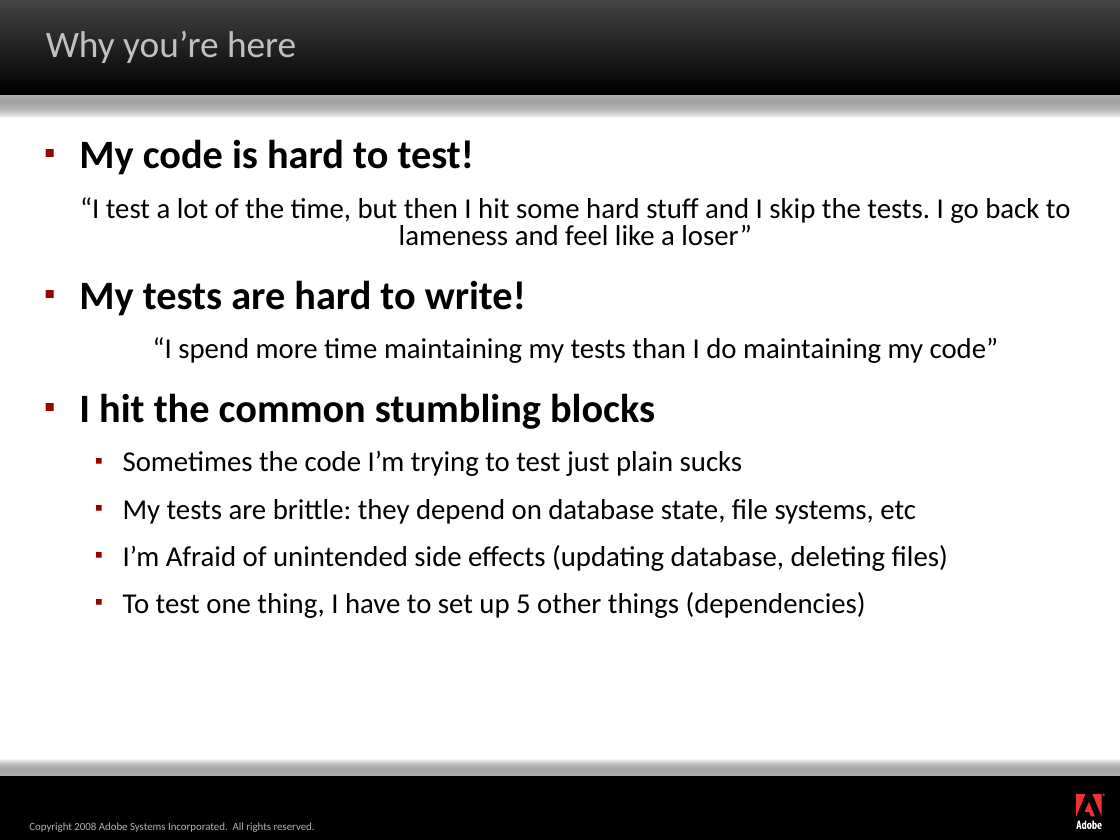
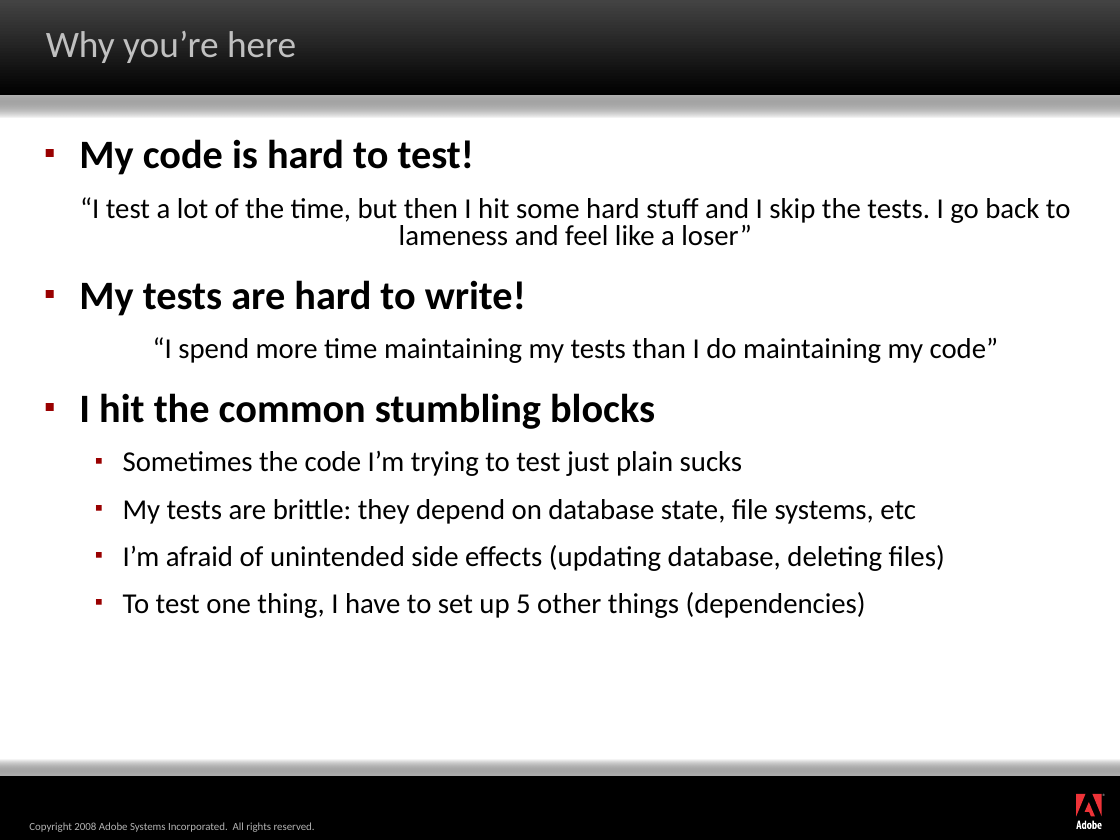
Before and after one commit to marcesher/mxunit-cfmeetups, a slide deck: slide 3 of max08/Marc_Esher_Bill_Shelton_AdvancedPatternsForColdfusionTestAutomation_draft1.ppt. Drawn at 1120x840 pixels with LibreOffice and Linux fonts; fonts in the diff are those of the drawing; background and template pictures are left out. Boxes give left, top, right and bottom in pixels: in the first picture for what was removed or moved away, otherwise in the second. Text is boxed around its words. In the diff, an @@ line names an element or a change of style, - is before the commit and + after.

```diff
--- a/max08/Marc_Esher_Bill_Shelton_AdvancedPatternsForColdfusionTestAutomation_draft1.ppt
+++ b/max08/Marc_Esher_Bill_Shelton_AdvancedPatternsForColdfusionTestAutomation_draft1.ppt
@@ text at (x1=123, y1=545, x2=945, y2=571): text changed @@
-  ▪ I’m Afraid of unintended side effects (updating database, deleting files)
+  ▪ I’m afraid of unintended side effects (updating database, deleting files)
```
Also in this commit, not shown: 1 other slide changed, 1 other file.
